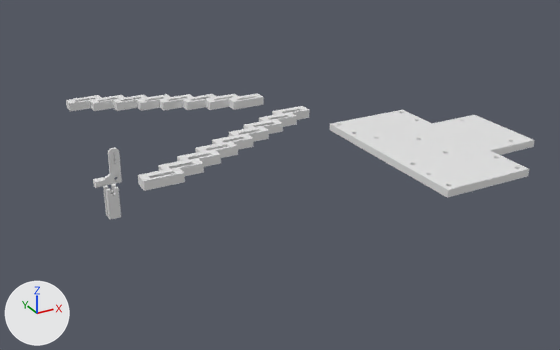
Before and after pictures for a commit that changed the Blender file Assembly.blend.
Camera for both pictures: a 50 mm lens placed at (-8.9, -38.1, 19.4), pointed at (12.2, 0.3, 0.2). The axes (+X, +Y, +Z) are drawn at lower left. The lights are the same throughout. The same objects are shown in both versions, whatever each file hides.

Objects in the first picture: 'Base', 'Base Plate', 'Servo Arm', 'Socket Piece App L Upper', 'Socket Piece App R Upper'.
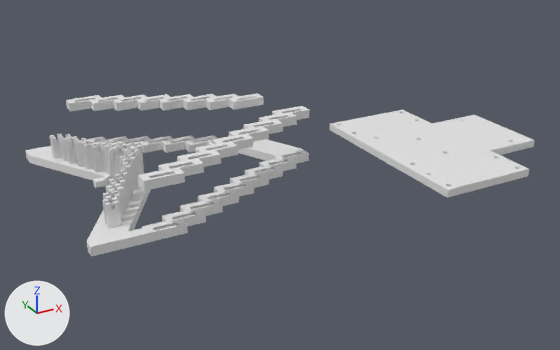
ob_axis_slot is not drawn itself; it is used by a modifier of ob_base.

Location of each change, [x1, y1, x2, y2] in pixels of the pictures (560 x 350 px; the box of a moved part takes in the faces that stretch with it):
'Base', rescaled, reshaped, moved, modifiers changed (1400% wider, 232% taller): before [103, 184, 121, 220]; after [25, 134, 309, 256]
part 1 of me_cube_061, moved or reshaped (not visible afterwards): before [106, 187, 121, 220]

Patch to the scene script:
```diff
--- a/Assembly.blend.py
+++ b/Assembly.blend.py
@@ me_cube_061 @@
 me_cube_061.from_pydata(...)  # 8 vertices, 6 faces; spans x -100.0..100.0, y -100.0..100.0, z -100.0..128.0
 # used by ob_tower_l; location = (0.704, -3.31, 2.353); scale = (0.003, 0.001, 0.00707)
+# me_cube_061 part 1: the whole mesh is scaled about its middle by (1.2, 1, 1)
@@ ob_base @@
-ob_base = bpy.data.objects.new('Base', me_cube_062)
-ob_base.location = (0.7, -3.11, 1.75)
-ob_base.scale = (0.00334, 0.00344, 0.001)
+ob_base = bpy.data.objects.new('Base', me_cube_058)
+ob_base.location = (2.82, 0.0, 4.43)
+ob_base.scale = (0.01, 0.01, 0.01)
 _m = ob_base.modifiers.new('Boolean', 'BOOLEAN')
-_m.object = ob_tower_r
+_m.object = ob_hinge_a
 _m.operation = 'UNION'
@@ ob_base @@
 _m = ob_base.modifiers.new('Boolean.001', 'BOOLEAN')
-_m.object = ob_tower_l
+_m.object = ob_socket_piece_app_l_lower
 _m.operation = 'UNION'
@@ ob_base @@
 _m = ob_base.modifiers.new('Boolean.002', 'BOOLEAN')
-_m.object = ob_axis_slot
+_m.object = ob_socket_piece_app_r_lower
+_m.operation = 'UNION'
 _m.solver = 'FLOAT'
+_m = ob_base.modifiers.new('Boolean.003', 'BOOLEAN')
+_m.object = ob_cube_015
+_m.operation = 'UNION'
+_m.solver = 'FLOAT'
@@ ob_axis_slot @@
 ob_axis_slot.location = (0.703, -3.103, 3.184)
-ob_axis_slot.scale = (0.001, 0.004, 0.001)
+ob_axis_slot.scale = (0.00075, 0.004, 0.001)
 ob_axis_slot.hide_set(True)
```
